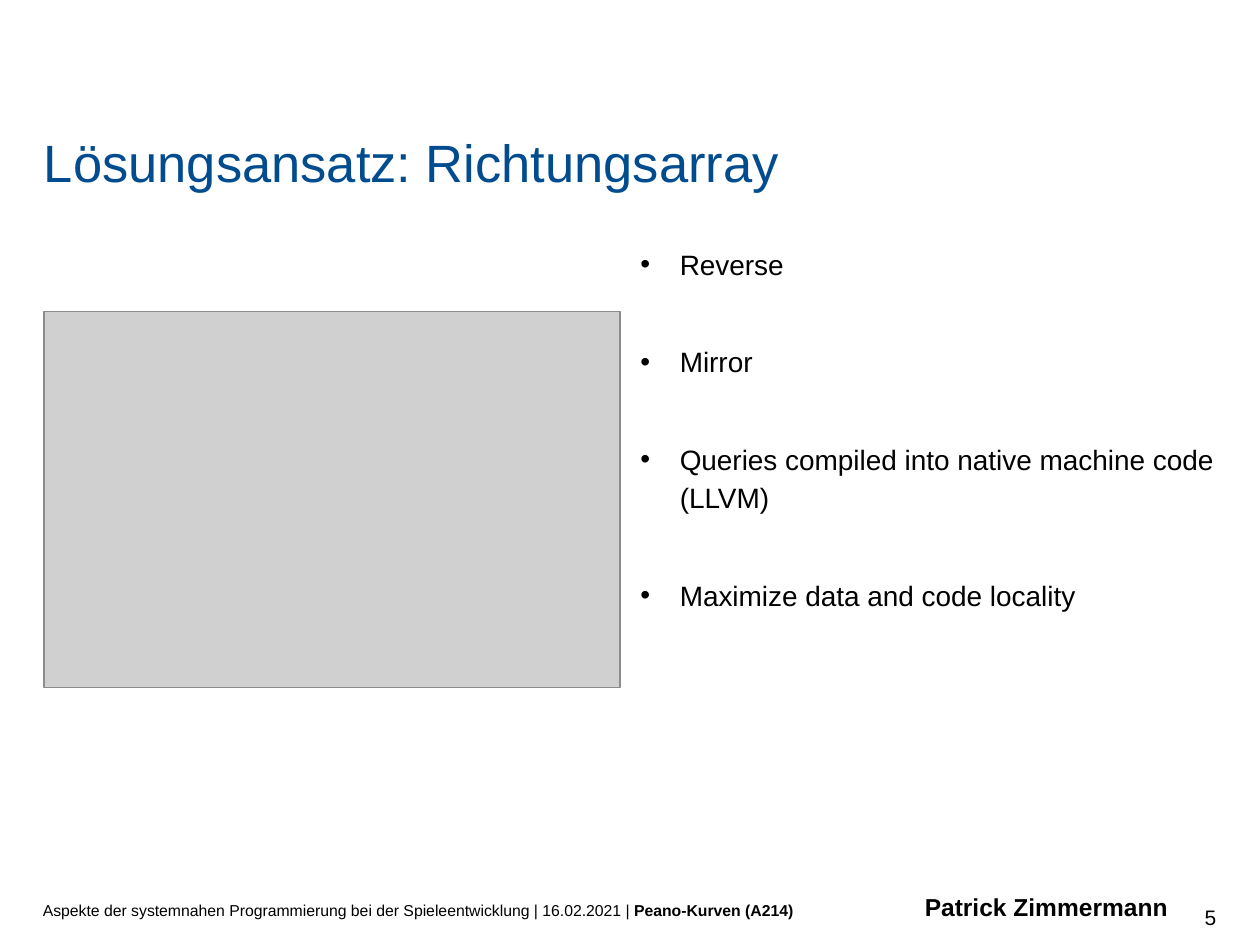
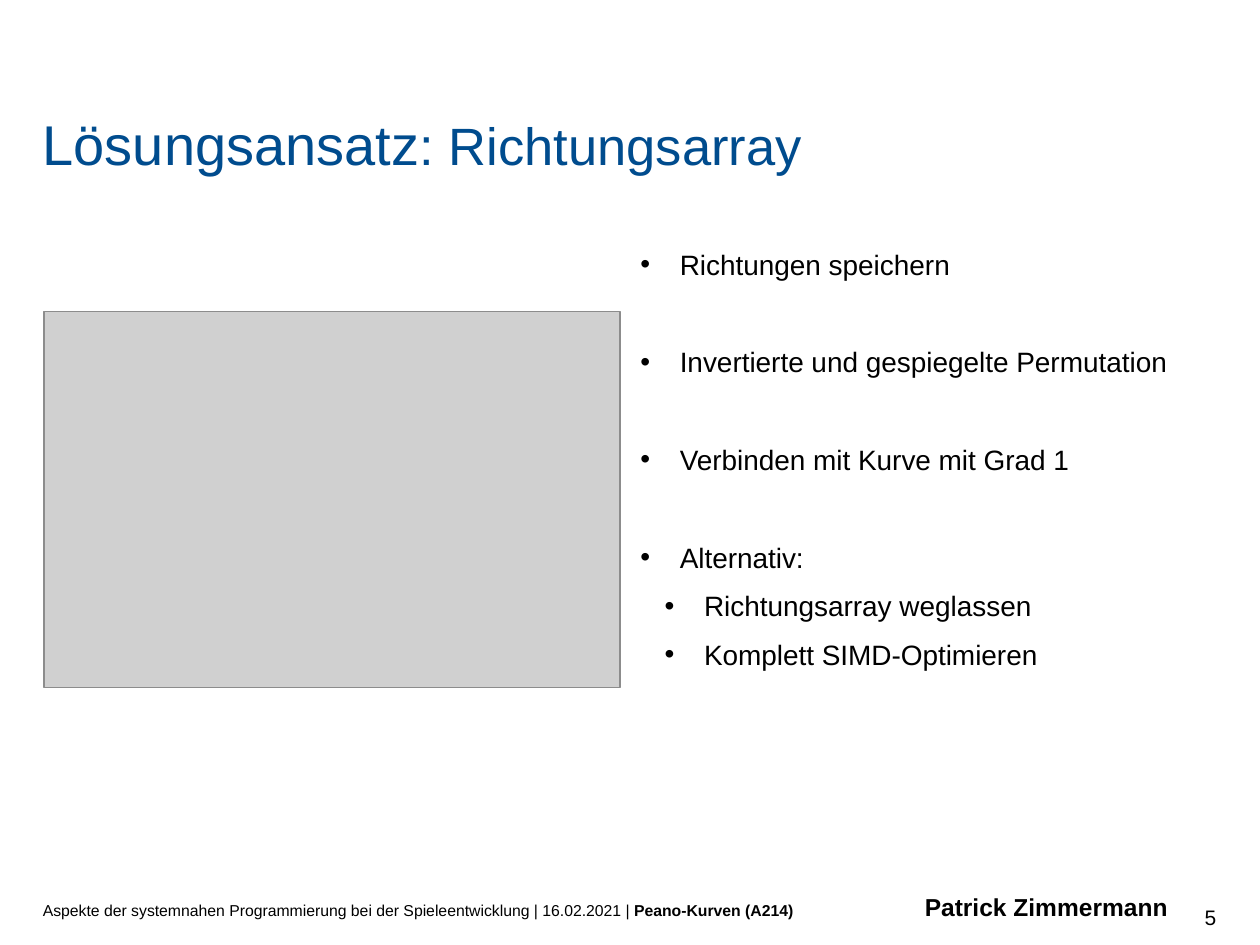
Before and after one commit to PaddlePad/ASP-Peano, a slide deck: slide 5 of Ausarbeitung/präzi.pptx. Drawn at 1260x945 pixels with LibreOffice and Linux fonts; fonts in the diff are those of the drawing; grey boxes stand for pictures; background and template pictures are left out. Boxes give left, top, right and bottom in pixels: in the first picture for what was removed or moved away, otherwise in the second. Text is boxed around its words. In the diff, an @@ line names an element or a change of style, - is before the commit and + after.

```diff
--- a/Ausarbeitung/präzi.pptx
+++ b/Ausarbeitung/präzi.pptx
@@ text "Lösungsansatz: Richtungsarray": place and size @@
-text "Lösungsansatz: Richtungsarray" at [44, 144, 779, 193]
+text "Lösungsansatz: Richtungsarray" at [43, 126, 802, 176]
@@ text "Lösungsansatz: Richtungsarray" at [43, 126, 802, 176]: size 30 to 32 pt in "Lösungsansatz:" @@
@@ text at [680, 254, 1166, 670]: text changed @@
-• Reverse
-• Mirror
-• Queries compiled into native machine code (LLVM)
-• Maximize data and code locality
+• Richtungen speichern
+• Invertierte und gespiegelte Permutation
+• Verbinden mit Kurve mit Grad 1
+• Alternativ:
+  • Richtungsarray weglassen
+  • Komplett SIMD-Optimieren
```
Also in this commit, not shown: 1 other slide changed, 2 other files.
